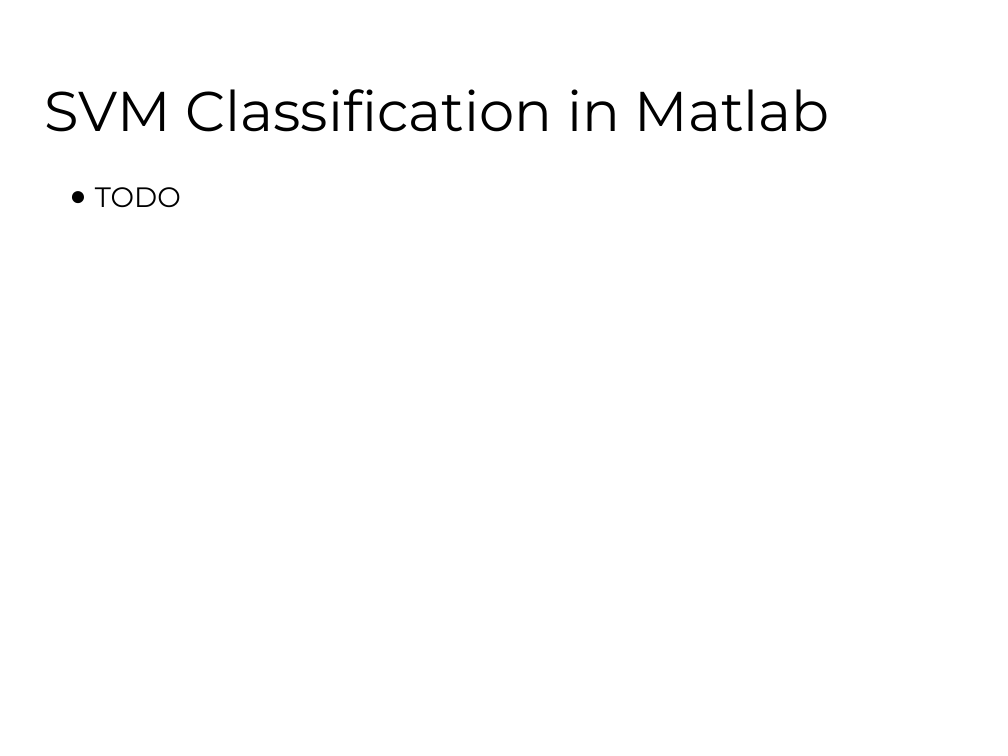
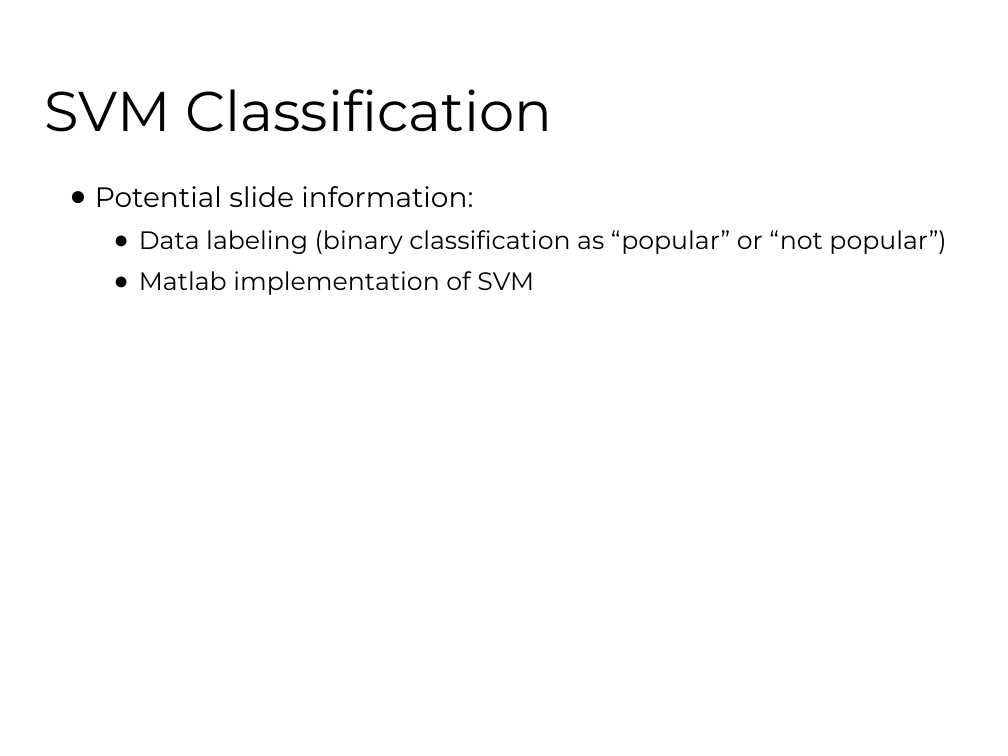
Before and after one commit to fhh23/Determining-Tweet-Popularity-via-Prediction-Methods, a slide deck: slide 5 of CSE881_Hormasji_Reiff_FinalProjectPresentation.pptx (slide 9 before the commit). Drawn at 1008x756 pixels with LibreOffice and Linux fonts; fonts in the diff are those of the drawing; background and template pictures are left out. Boxes give left, top, right and bottom in pixels: in the first picture for what was removed or moved away, otherwise in the second. Text is boxed around its words. In the diff, an @@ line names an element or a change of style, - is before the commit and + after.

```diff
--- a/CSE881_Hormasji_Reiff_FinalProjectPresentation.pptx
+++ b/CSE881_Hormasji_Reiff_FinalProjectPresentation.pptx
@@ title at (x1=44, y1=89, x2=552, y2=132): text changed @@
-SVM Classification in Matlab
+SVM Classification
@@ text at (x1=95, y1=186, x2=946, y2=295): text changed; size 20 to 18 pt @@
-● TODO
+● Potential slide information:
+  ● Data labeling (binary classification as “popular” or “not popular”)
+  ● Matlab implementation of SVM
```
Also in this commit, not shown: 4 other slides changed, 1 slide added, 8 slides removed.
